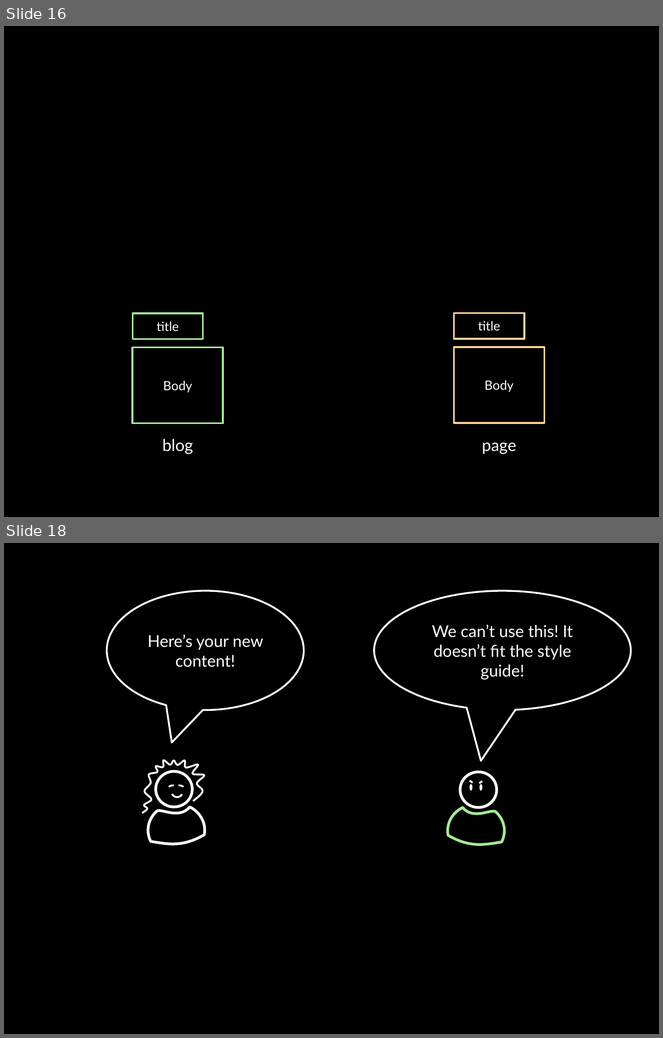
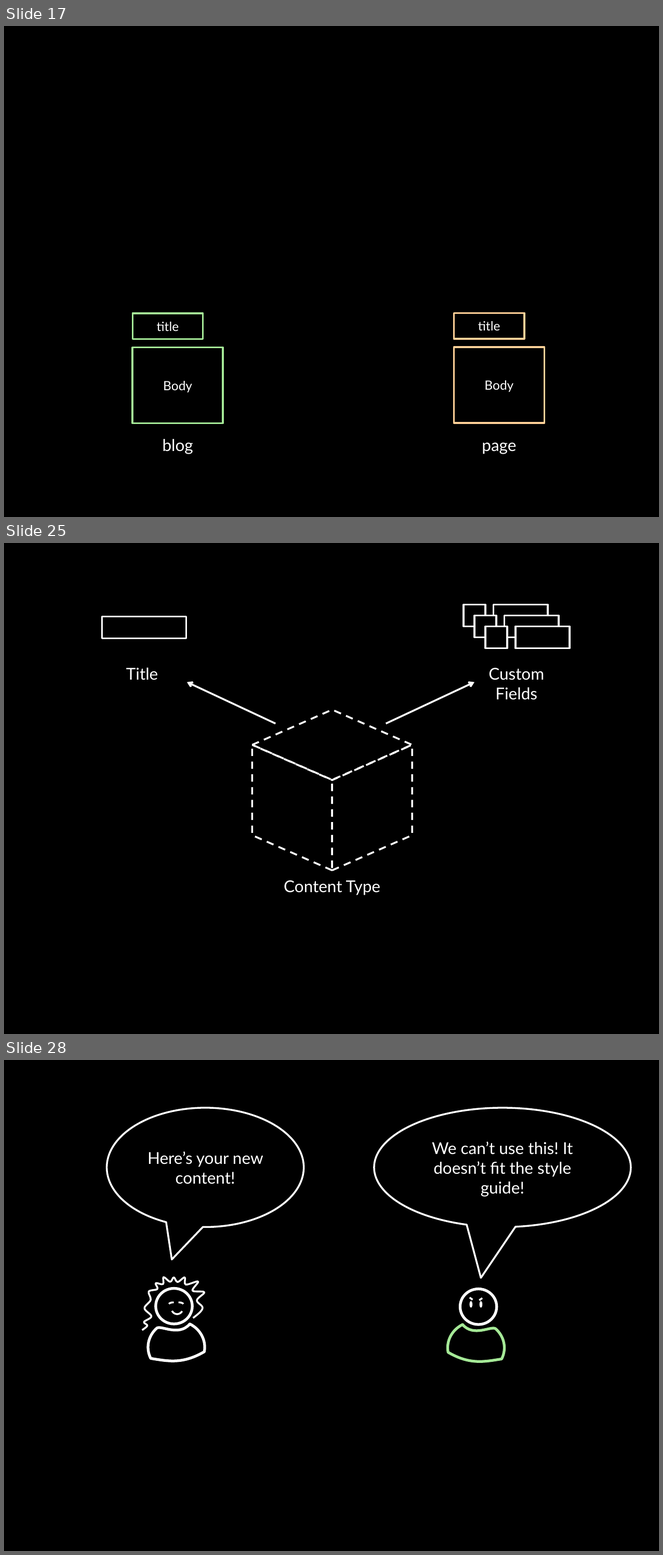
Before and after one commit to socketwench/introToContentTypes, a slide deck: src/introToContentTypes.pptx. Shown one above the other, each under a label of ours: slides 16 and 18 before the commit, slides 17, 25 and 28 after it; the slides between them are not shown. The pictures are 663x1038 and 663x1555 pixels, drawn with LibreOffice and Linux fonts; fonts in the diff are those of the drawing. Boxes give left, top, right and bottom in pixels: in the first picture for what was removed or moved away, otherwise in the second. Text is boxed around its words. In the diff, an @@ line names an element or a change of style, - is before the commit and + after.

Commit message:
Completed Drupal and Content, and Categorizing Content sections. Started Creating Content Types section.

```diff
--- a/src/introToContentTypes.pptx
+++ b/src/introToContentTypes.pptx
@@ slide 25 added at (4, 543, 659, 1034), background #000000 @@
@@ rectangle added at (102, 616, 187, 638), outline #FFFFFF 2 pt @@
@@ group added at (464, 604, 570, 648): 6 rectangles @@
@@ text added at (126, 667, 158, 680), 18 pt, text #FFFFFF @@
+Title
@@ arrow added from (275, 724) to (187, 682), #FFFFFF 2 pt @@
@@ arrow added from (386, 724) to (475, 682), #FFFFFF 2 pt @@
@@ text added at (489, 668, 544, 700), 18 pt, text #FFFFFF @@
+Custom Fields
@@ diamond added at (253, 710, 412, 781), outline #FFFFFF 2 pt dashed @@
@@ parallelogram added at (253, 745, 332, 871), outline #FFFFFF 2 pt dashed @@
@@ parallelogram added at (332, 745, 412, 871), outline #FFFFFF 2 pt dashed @@
@@ text added at (284, 880, 380, 896), 18 pt, text #FFFFFF @@
+Content Type
@@ what was slide 16 is now slide 17 @@
@@ what was slide 18 is now slide 28 @@
```
Also in this commit, not shown: 2 slides changed, 9 other slides added, 13 other files.
